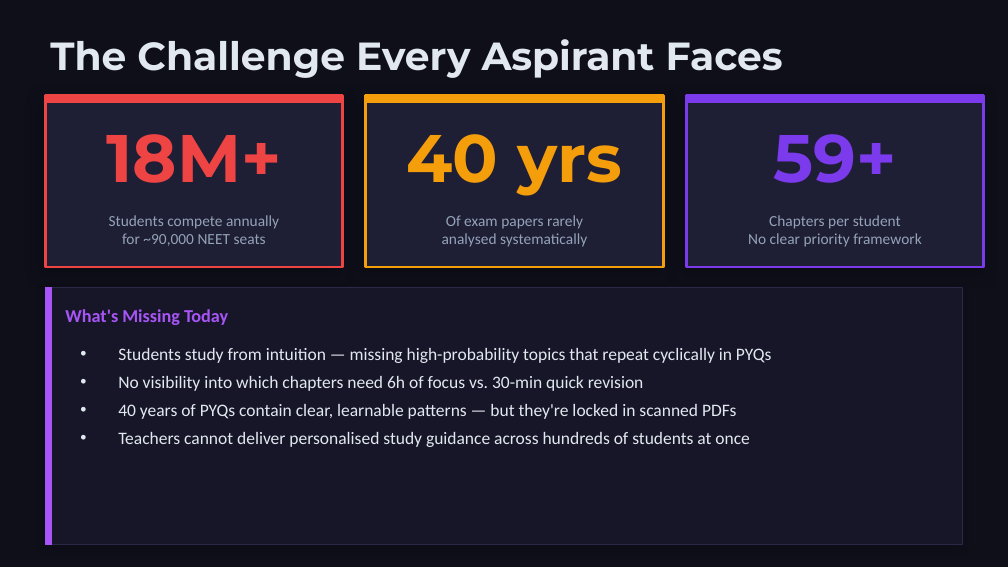
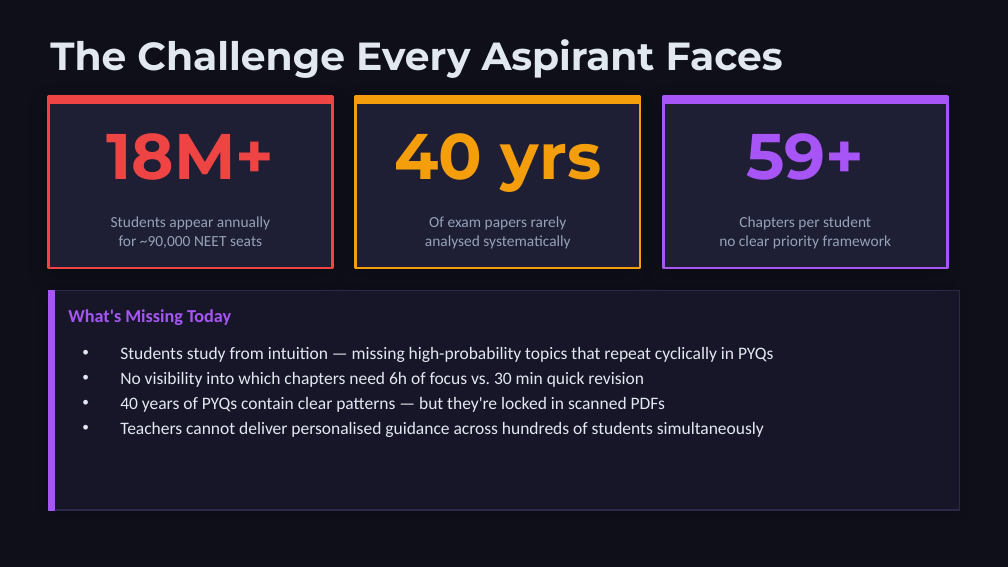
Before and after one commit to firnweh/prajna-slm, a slide deck: slide 2 of docs/prajna-deck/prajna-deck.pptx. Drawn at 1008x567 pixels with LibreOffice and Linux fonts; fonts in the diff are those of the drawing. Boxes give left, top, right and bottom in pixels: in the first picture for what was removed or moved away, otherwise in the second. Text is boxed around its words. In the diff, an @@ line names an element or a change of style, - is before the commit and + after.

```diff
--- a/docs/prajna-deck/prajna-deck.pptx
+++ b/docs/prajna-deck/prajna-deck.pptx
@@ text "18M+" at <box>107,133,275,180</box>: size 48 to 46 pt @@
@@ rectangle: place and size @@
-rectangle at <box>45,96,343,267</box>
+rectangle at <box>48,97,333,268</box>
@@ rectangle: place and size @@
-rectangle at <box>45,96,343,103</box>
+rectangle at <box>48,97,333,104</box>
@@ text "40 yrs" at <box>395,133,601,192</box>: size 48 to 46 pt @@
@@ text "40 yrs": place and size @@
-text "40 yrs" at <box>407,134,623,196</box>
+text "40 yrs" at <box>395,133,601,192</box>
@@ rectangle: place and size @@
-rectangle at <box>366,96,663,267</box>
+rectangle at <box>356,97,640,268</box>
@@ rectangle: place and size @@
-rectangle at <box>366,96,663,103</box>
+rectangle at <box>356,97,640,104</box>
@@ text "59+": place and size @@
-text "59+" at <box>773,134,896,183</box>
+text "59+" at <box>746,133,864,180</box>
@@ text "59+" at <box>746,133,864,180</box>: size 48 to 46 pt, text colour #7C3AED to #A855F7 @@
@@ rectangle: place and size @@
-rectangle at <box>686,96,984,267</box>
+rectangle at <box>663,97,948,268</box>
@@ rectangle at <box>663,97,948,268</box>: outline #7C3AED 2 pt to #A855F7 2 pt @@
@@ rectangle: place and size @@
-rectangle at <box>686,96,984,103</box>
+rectangle at <box>663,97,948,104</box>
@@ rectangle at <box>663,97,948,104</box>: fill #7C3AED to #A855F7; outline #7C3AED 1 pt to #A855F7 1 pt @@
@@ text "Of exam papers rarely": place and size @@
-text "Of exam papers rarely" at <box>442,215,587,247</box>
+text "Of exam papers rarely" at <box>425,216,570,249</box>
@@ text "Chapters per student": place and size @@
-text "Chapters per student" at <box>748,215,921,247</box>
+text "Chapters per student" at <box>719,216,892,249</box>
@@ text at <box>111,216,270,230</box>: text changed @@
-Students compete annually
+Students appear annually
@@ text at <box>719,235,892,249</box>: text changed @@
-No clear priority framework
+no clear priority framework
@@ rectangle: place and size @@
-rectangle at <box>45,287,963,544</box>
+rectangle at <box>48,290,960,510</box>
@@ rectangle: place and size @@
-rectangle at <box>45,287,51,544</box>
+rectangle at <box>48,290,54,510</box>
@@ text at <box>120,347,773,362</box>: less space between paragraphs @@
@@ text at <box>120,372,764,437</box>: text changed @@
-• No visibility into which chapters need 6h of focus vs. 30-min quick revision
-• 40 years of PYQs contain clear, learnable patterns — but they're locked in scanned PDFs
-• Teachers cannot deliver personalised study guidance across hundreds of students at once
+• No visibility into which chapters need 6h of focus vs. 30 min quick revision
+• 40 years of PYQs contain clear patterns — but they're locked in scanned PDFs
+• Teachers cannot deliver personalised guidance across hundreds of students simultaneously
```
Also in this commit, not shown: 9 other slides changed, 1 other file.
